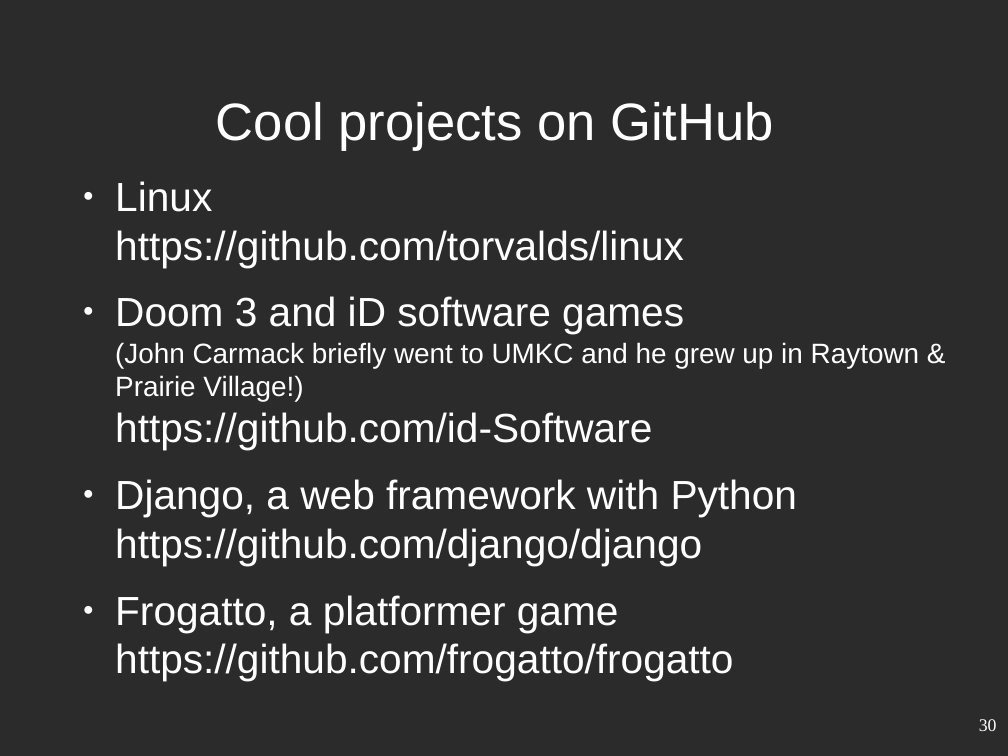
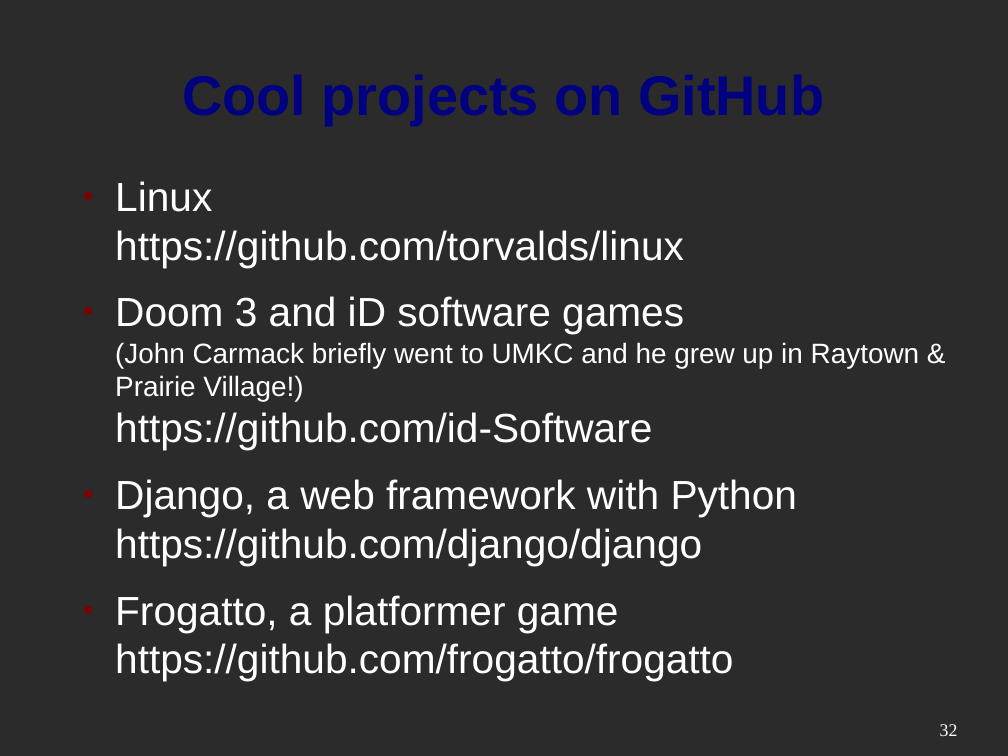
Before and after one commit to mactwist555/CPP-Course, a slide deck: slide 32 of Week 01/Setup - IDE and Source Control.odp (slide 30 before the commit). Drawn at 1008x756 pixels with LibreOffice and Linux fonts; fonts in the diff are those of the drawing; background and template pictures are left out; a plain dark background stands for a picture behind light text. Boxes give left, top, right and bottom in pixels: in the first picture for what was removed or moved away, otherwise in the second. Text is boxed around its words. In the diff, an @@ line names an element or a change of style, - is before the commit and + after.

```diff
--- a/Week 01/Setup - IDE and Source Control.odp
+++ b/Week 01/Setup - IDE and Source Control.odp
@@ title "Cool projects on GitHub": place and size @@
-title "Cool projects on GitHub" at box(216, 102, 774, 151)
+title "Cool projects on GitHub" at box(115, 230, 684, 267)
@@ title "Cool projects on GitHub" at box(115, 230, 684, 267): size 41.4 to 44 pt, text colour #FFFFFF to #000080, bold on @@
@@ text "Linux https://github.com/torvalds/linux" at box(115, 181, 919, 681): bullet colour #FFFFFF to #800000 @@
@@ page number removed at box(979, 719, 997, 731) @@
-30
@@ page number added at box(940, 724, 958, 736), 14 pt, text #FFFFFF @@
+32
```
Also in this commit, not shown: 30 other slides changed, 4 slides added, 1 slide removed.
